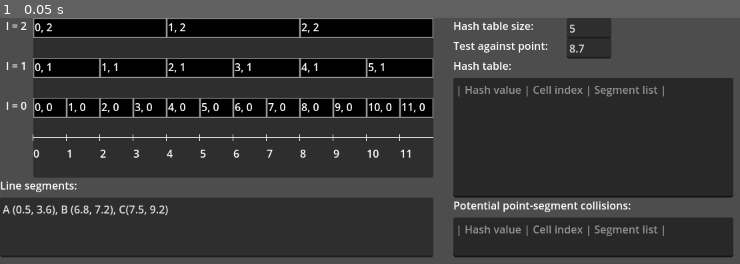
Above: before the commit, frame 1.
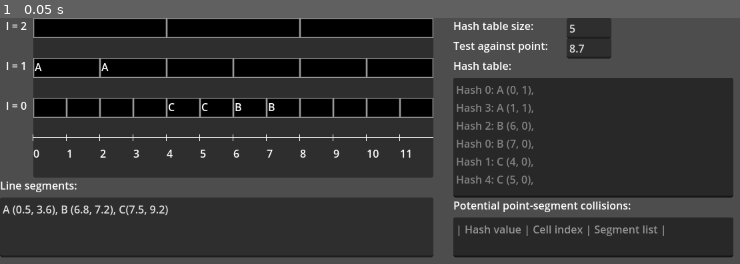
Above: after the commit, the same moment.

Repository: markorn-01/Computer_games_exercises
Game: Godot game, scene res://node_2d.tscn
The game is run twice, just before and just after one commit, with the same random seed, the same clock (stepped at 60 frames per second) and the same inputs.
Inputs:
- Up to frame 1 (0.05 s): no input

The runs differ from the first frame. In frame 1, 1.9% of the frame differs, in the area x 4-90%, y 2-68%.

Commit message:
completed task except for questions

Diff:
--- a/CG_2024s_Ngo_07/HSH_student/node_2d.gd
+++ b/CG_2024s_Ngo_07/HSH_student/node_2d.gd
@@ -11,29 +11,46 @@
 #\textit{IEEE International Conference on Shape Modeling and Applications 2007 (SMI '07)},
 #Minneapolis, MN, USA, 2007, pp. 61-70, doi: 10.1109/SMI.2007.18.
 
+
+# Called when the node enters the scene tree for the first time.
+func _ready():
+	map_segments_to_grid()
+	update_hash_table()
+	update_intersection_test()
+
+# Update hash table whenever table size is changed
 func _on_edit_hash_text_submitted(_new_text):
-	var input_string = $"Edit Segments".text
+	update_hash_table()
+
+# Update potential point segment collisions whenever point is edited
+func _on_edit_point_text_submitted(_new_text):
+	$"Edit Point".text = str(abs(float($"Edit Point".text)))
+	update_intersection_test()
+
+# Update Segment mapping whenever segments are edited
+func _on_edit_segments_lines_edited_from(from_line, to_line):
+	map_segments_to_grid()
+	update_hash_table()
+	update_intersection_test()
+
+
+# Update the hash table display
+func update_hash_table():
 	var hash_size = int($"Edit Hash Size".text)
 	var grid_segments = map_segments_to_grid()
 	var hash_table = put_segments_in_hash_table(grid_segments, hash_size)
 	display_hash_table(hash_table)
 
+# Update the intersection test result
+func update_intersection_test():
+	var point_pos = float($"Edit Point".text)
+	var hash_size = int($"Edit Hash Size".text)
+	var grid_segments = map_segments_to_grid()
+	var hash_table = put_segments_in_hash_table(grid_segments, hash_size)
+	var intersection_result = detect_intersections(point_pos, hash_table)
+	$"Edit Intersection Result".text = intersection_result
 
-
-func _on_edit_point_text_submitted(_new_text):
-	$"Edit Point".text = str(abs(float($"Edit Point".text)))
-
-
-
-# Called when the node enters the scene tree for the first time.
-func _ready():
-	pass
-
-# Called every frame. 'delta' is the elapsed time since the previous frame.
-func _process(_delta):
-	pass
-
-# Function to extract the coordinates of the Line segments.
+# Function to extract the coordinates of the line segments.
 # We use regular expressions, as its very difficult to
 # extract the coordinates given the format of our input
 func extract_coordinates(input_string):
@@ -110,6 +127,7 @@
 					cell.text += ", "
 				cell.text += letter
 
+# Function to map the segments to the grid
 func map_segments_to_grid():
 	var input_string = $"Edit Segments".text
 	var coordinates = extract_coordinates(input_string)
@@ -130,5 +148,23 @@
 	return grid_segments
 
 
-func _on_edit_segments_lines_edited_from(from_line, to_line):
-	map_segments_to_grid()
+# Detect intersections
+# We again use regex to extract the amin and amix values from the segment string
+# We check if point_pos lies within segment range and add it to segments_in_cell
+# if it does
+func detect_intersections(point_pos, hash_table):
+	var result_text = ""
+	for key in hash_table.keys():
+		var segments_in_cell = []
+		for segment in hash_table[key]:
+			var regex = RegEx.new()
+			regex.compile(r"\(([0-9]+), ([0-9]+)\)")
+			var match = regex.search(segment)
+			if match:
+				var amin = int(match.get_string(1))
+				var amax = int(match.get_string(2))
+				if amin <= point_pos and point_pos <= amax:
+					segments_in_cell.append(segment)
+		if segments_in_cell.size() > 0:
+			result_text += "| Hash value: %d | Cell index: %d | Segment list: %s |\n" % [key, key, str(segments_in_cell)]
+	return result_text.strip_edges()
